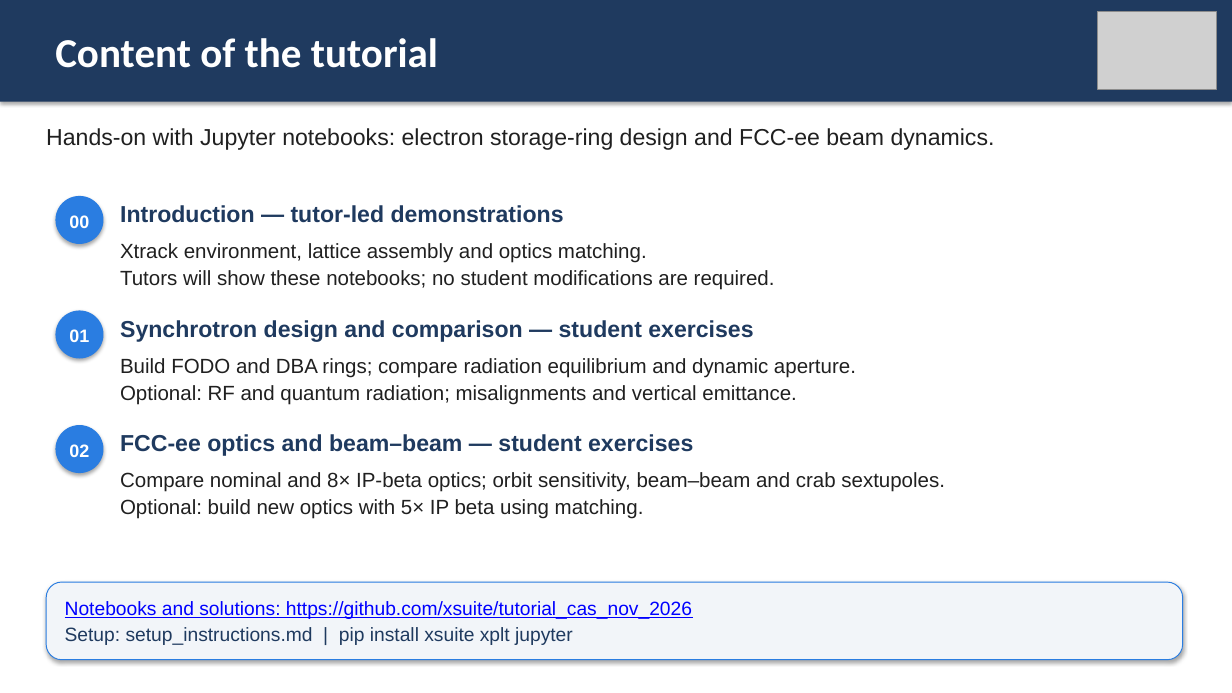
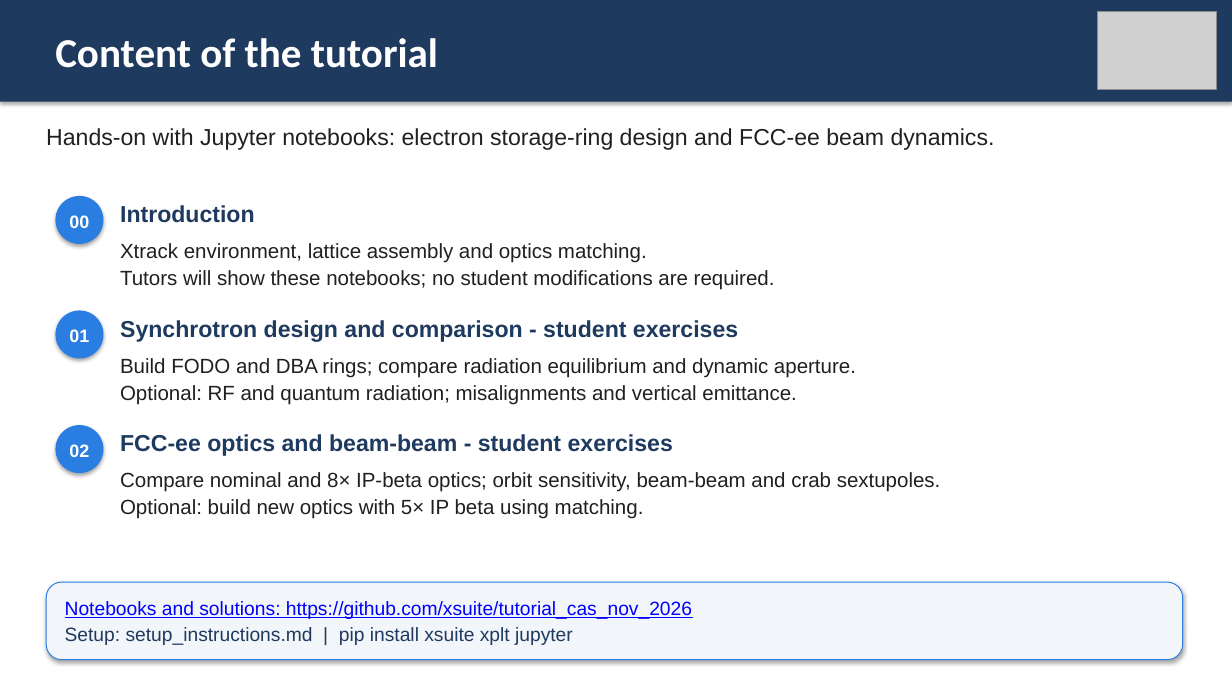
Before and after one commit to xsuite/tutorial_cas_nov_2026, a slide deck: slide 3 of intro_slides.pptx. Drawn at 1232x693 pixels with LibreOffice and Linux fonts; fonts in the diff are those of the drawing; grey boxes stand for pictures. Boxes give left, top, right and bottom in pixels: in the first picture for what was removed or moved away, otherwise in the second. Text is boxed around its words. In the diff, an @@ line names an element or a change of style, - is before the commit and + after.

Commit message:
Adapt intro slides

```diff
--- a/intro_slides.pptx
+++ b/intro_slides.pptx
@@ text at (120,205,255,223): text changed @@
-Introduction — tutor-led demonstrations
+Introduction
@@ text at (120,320,738,342): text changed @@
-Synchrotron design and comparison — student exercises
+Synchrotron design and comparison - student exercises
@@ text at (120,434,673,456): text changed @@
-FCC-ee optics and beam–beam — student exercises
+FCC-ee optics and beam-beam - student exercises
@@ text at (120,472,941,492): text changed @@
-Compare nominal and 8× IP-beta optics; orbit sensitivity, beam–beam and crab sextupoles.
+Compare nominal and 8× IP-beta optics; orbit sensitivity, beam-beam and crab sextupoles.
```
Also in this commit, not shown: 1 other slide changed.
